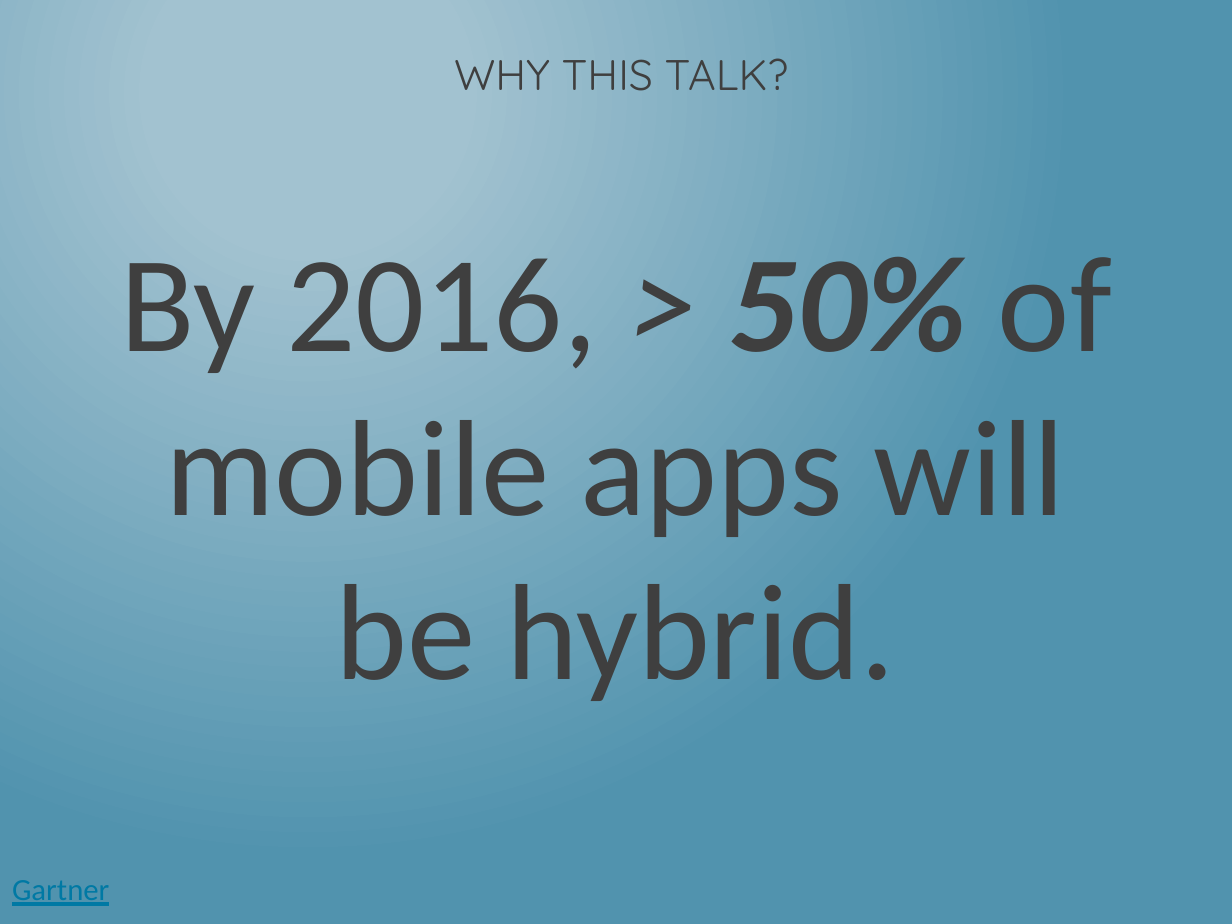
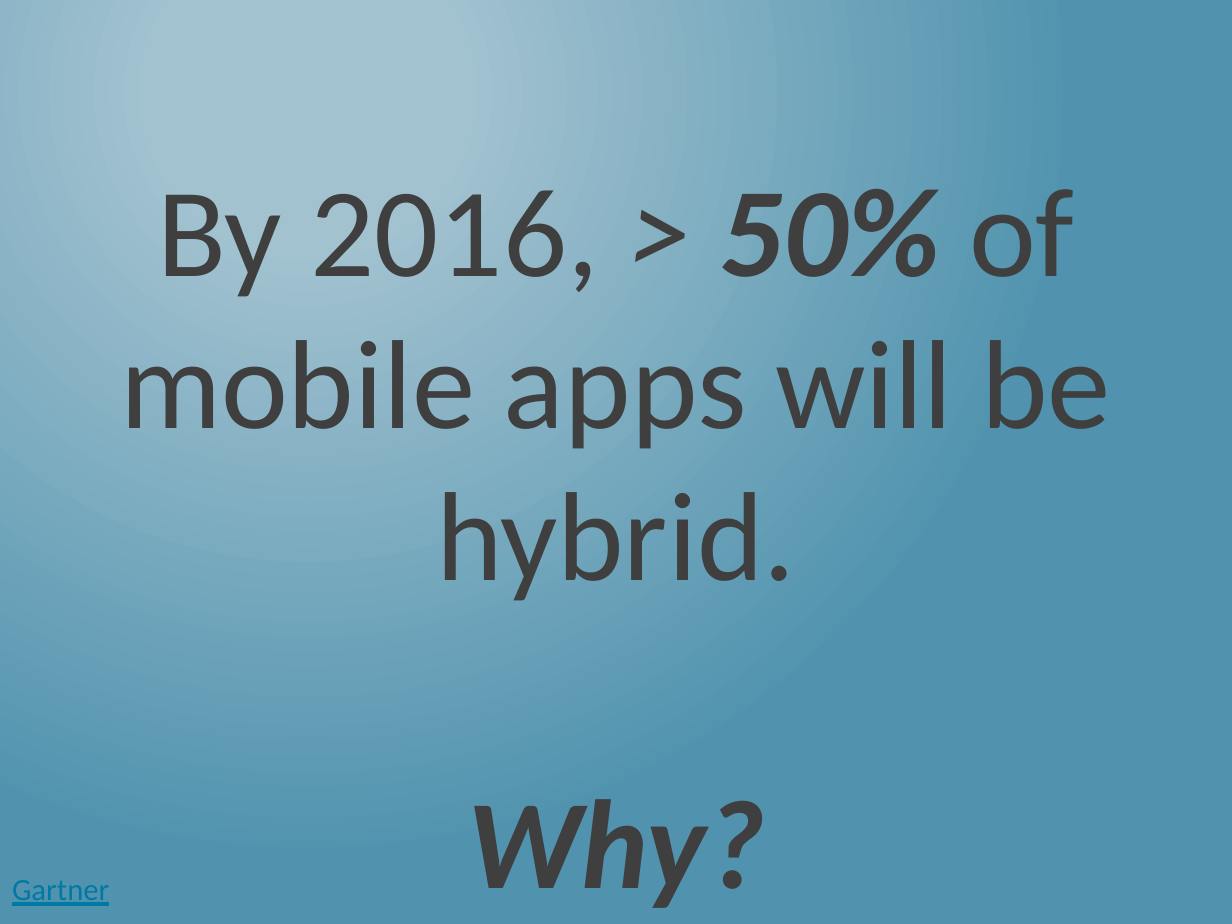
Before and after one commit to dotNetkow/Presentations, a slide deck: slide 5 of 2014-08-11 That Conference - Hybrid Apps/Building PhoneGap Mobile App w KendoUI.pptx (slide 4 before the commit). Drawn at 1232x924 pixels with LibreOffice and Linux fonts; fonts in the diff are those of the drawing. Boxes give left, top, right and bottom in pixels: in the first picture for what was removed or moved away, otherwise in the second. Text is boxed around its words. In the diff, an @@ line names an element or a change of style, - is before the commit and + after.

```diff
--- a/2014-08-11 That Conference - Hybrid Apps/Building PhoneGap Mobile App w KendoUI.pptx
+++ b/2014-08-11 That Conference - Hybrid Apps/Building PhoneGap Mobile App w KendoUI.pptx
@@ title removed at bbox=[454, 58, 789, 91] @@
-WHY THIS TALK?
@@ text "By 2016, > 50% of ...": place and size @@
-text "By 2016, > 50% of ..." at bbox=[120, 257, 1112, 701]
+text "By 2016, > 50% of ..." at bbox=[120, 189, 1110, 908]
@@ text at bbox=[120, 189, 1110, 601]: size 80 to 74 pt; less space between paragraphs @@
@@ text at bbox=[467, 799, 765, 908]: paragraph added @@
+Why?
```
Also in this commit, not shown: 5 other slides changed, 10 slides added, 3 slides removed.
